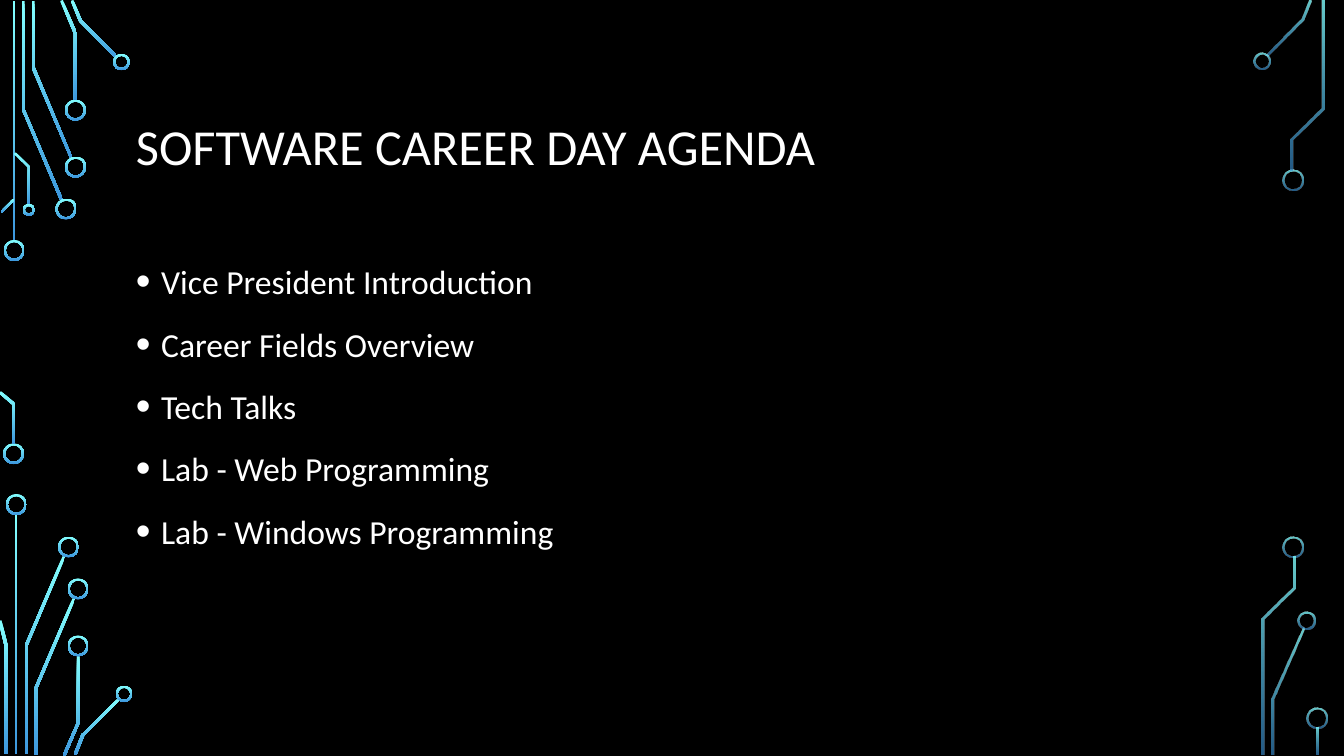
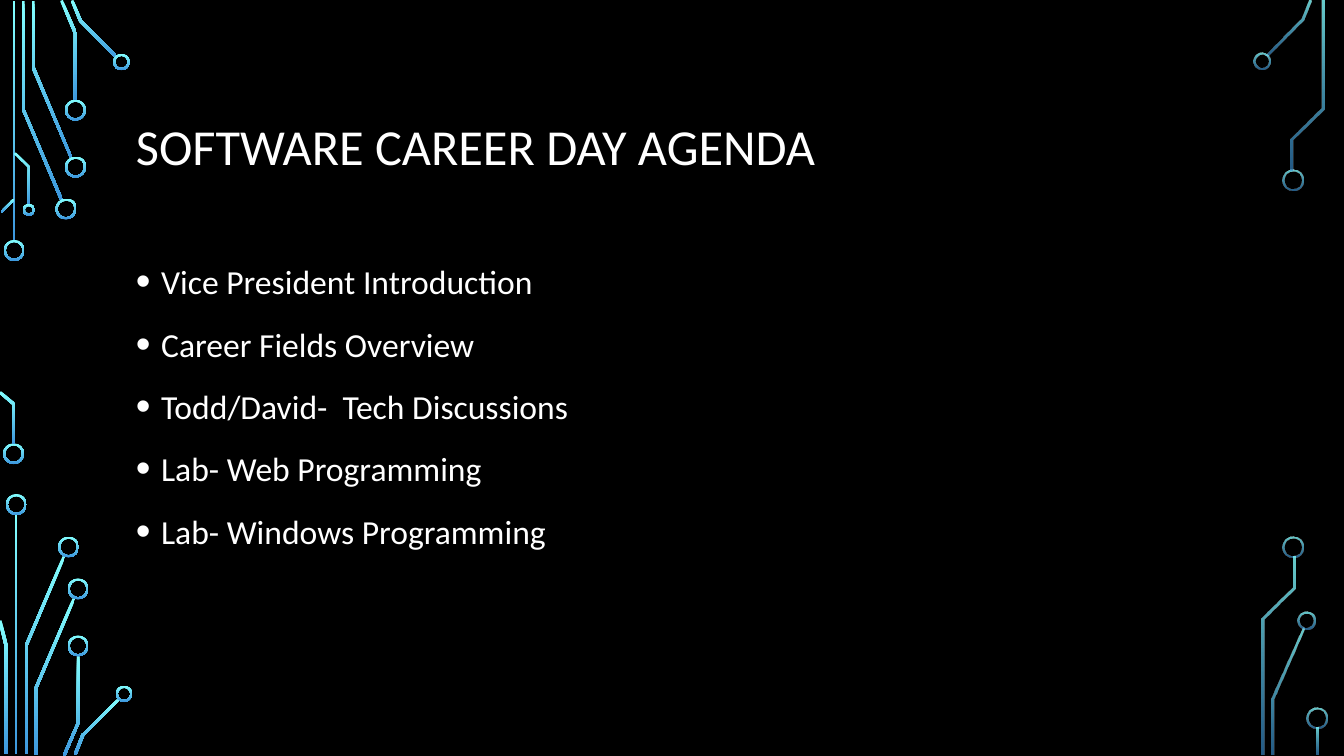
Before and after one commit to daviddcbud/TrainingApp, a slide deck: slide 5 of PowerPointSlids.pptx (slide 1 before the commit). Drawn at 1344x756 pixels with LibreOffice and Linux fonts; fonts in the diff are those of the drawing; background and template pictures are left out. Boxes give left, top, right and bottom in pixels: in the first picture for what was removed or moved away, otherwise in the second. Text is boxed around its words. In the diff, an @@ line names an element or a change of style, - is before the commit and + after.

```diff
--- a/PowerPointSlids.pptx
+++ b/PowerPointSlids.pptx
@@ text at [161,395,568,550]: text changed @@
-• Tech Talks
-• Lab - Web Programming
-• Lab - Windows Programming
+• Todd/David- Tech Discussions
+• Lab- Web Programming
+• Lab- Windows Programming
```
Also in this commit, not shown: 6 other slides changed, 38 slides added, 3 other files.
